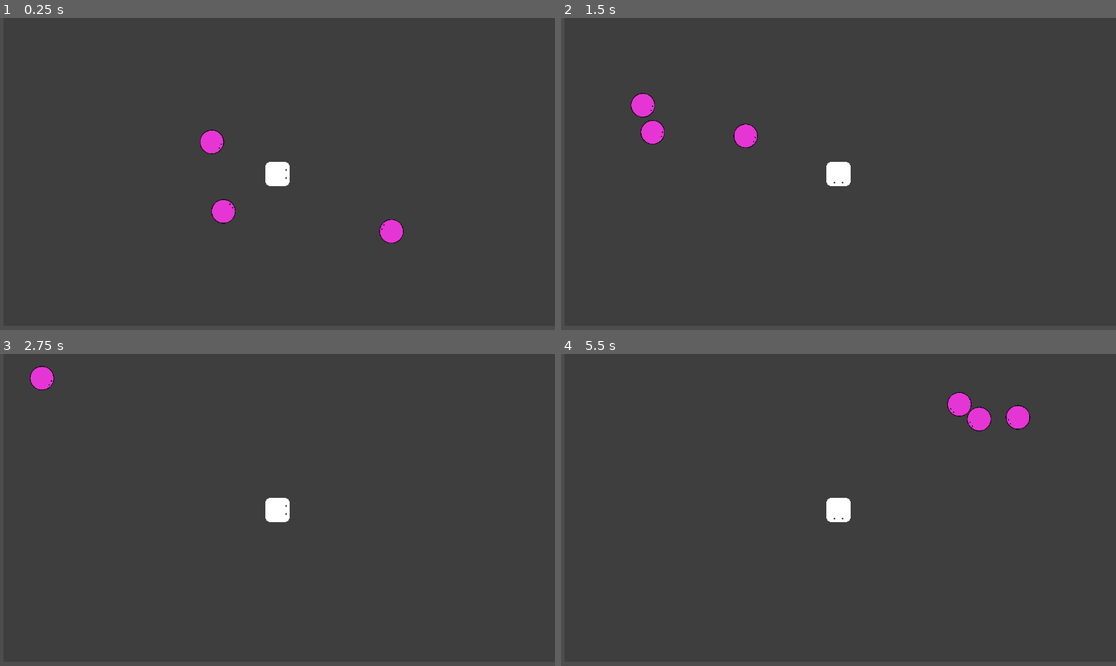
Above: before the commit, frames 1-4 (two rows, left to right).
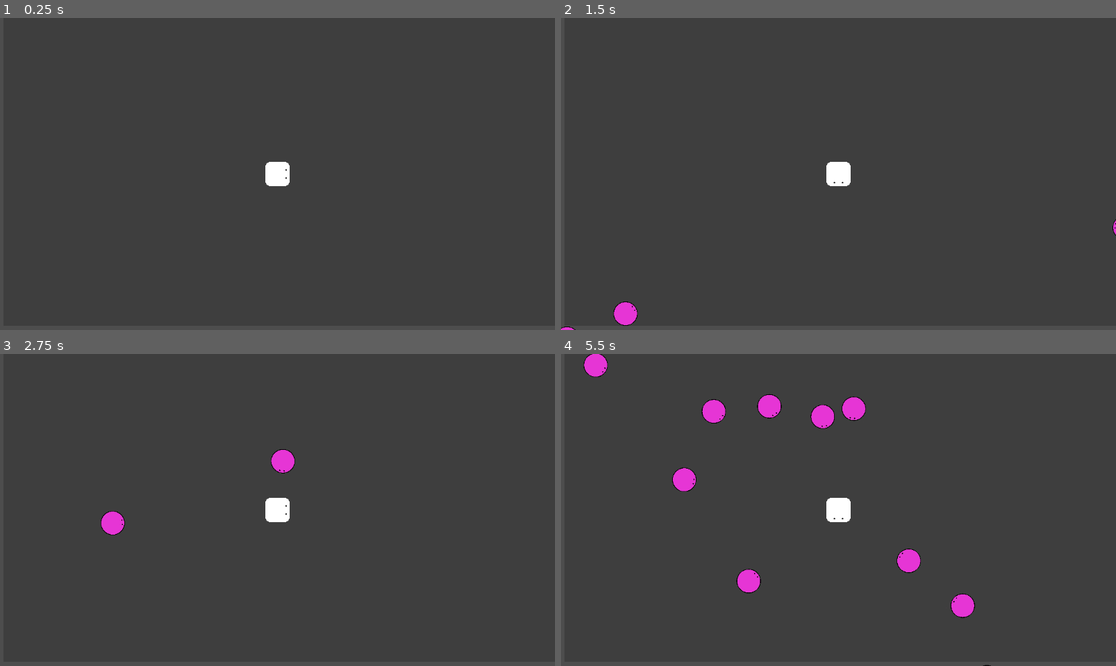
Above: after the commit, the same moments.

Repository: YamatoRyukyu/Unordered
Game: Godot game, scene res://Scenes/survive_game.tscn
The game is run twice, just before and just after one commit, with the same random seed, the same clock (stepped at 60 frames per second) and the same inputs. The project has no main scene, so this scene is started directly.
Inputs:
- Up to frame 1 (0.25 s): no input
- Up to frame 2 (1.5 s): hold Right (move_right) 0.53-1.28 s; hold Down (move_down) from 1.28 s (still down)
- Up to frame 3 (2.75 s): release Down (move_down) at 2.03 s; hold Right (move_right) from 2.03 s (still down)
- Up to frame 4 (5.5 s): release Right (move_right) at 2.78 s; hold Up (move_up) 2.78-3.53 s; hold Left (move_left) 3.53-5.03 s; hold Down (move_down) from 5.03 s (still down)

The runs differ from the first frame. In frame 1, 0.8% of the frame differs, in the area x 36-73%, y 35-73%; in frame 2, 1.1%; in frame 3, 0.8%; in frame 4, 3.2%, in the area x 4-85%, y 0-100%.

Commit message:
[fix]mobs spawn from outside by timer

Diff:
--- /dev/null
+++ b/Scenes/survive_game.gd
@@ -0,0 +1,16 @@
+extends Node2D
+
+func _ready() -> void:
+	var spawn_span = 0.3
+	%spawn_timer.wait_time = spawn_span
+
+func spawn_mob():
+	var new_mob = preload("res://Scenes/Mobs/mob.tscn").instantiate()
+	%PathFollow2D.progress_ratio = randf()
+	new_mob.global_position = %PathFollow2D.global_position
+	add_child(new_mob)
+
+
+
+func _on_timer_timeout() -> void:
+	spawn_mob()
--- a/Scenes/survive_game.tscn
+++ b/Scenes/survive_game.tscn
@@ -1,9 +1,16 @@
-[gd_scene load_steps=3 format=3 uid="uid://7iibam0arwit"]
+[gd_scene load_steps=4 format=3 uid="uid://7iibam0arwit"]
 
+[ext_resource type="Script" uid="uid://x82fgm2dlvrh" path="res://Scenes/survive_game.gd" id="1_40q2b"]
 [ext_resource type="PackedScene" uid="uid://wstvskhsbghf" path="res://Scenes/Player/Player.tscn" id="1_74p8y"]
-[ext_resource type="PackedScene" uid="uid://1fmibve1ko2e" path="res://Scenes/Mobs/mob.tscn" id="2_rert6"]
+
+[sub_resource type="Curve2D" id="Curve2D_d1rg3"]
+_data = {
+"points": PackedVector2Array(0, 0, 0, 0, -229.00006, -192.00003, 0, 0, 0, 0, 1456.9227, -183.8282, 0, 0, 0, 0, 1455.0482, 774.72534, 0, 0, 0, 0, -235.5601, 769.82214, 0, 0, 0, 0, -233.6858, -97.207, 0, 0, 0, 0, -229.00006, -192.00003)
+}
+point_count = 6
 
 [node name="Game" type="Node2D"]
+script = ExtResource("1_40q2b")
 
 [node name="Player" parent="." instance=ExtResource("1_74p8y")]
 position = Vector2(603, 330)
@@ -18,11 +25,19 @@
 offset_bottom = 639.0
 color = Color(0.24477637, 0.2447764, 0.24477637, 1)
 
-[node name="Mob" parent="." instance=ExtResource("2_rert6")]
-position = Vector2(432.99997, 246.99998)
+[node name="Path2D" type="Path2D" parent="Player"]
+position = Vector2(-6456.406, -3860.4595)
+scale = Vector2(10.670714, 12.237189)
+curve = SubResource("Curve2D_d1rg3")
 
-[node name="Mob2" parent="." instance=ExtResource("2_rert6")]
-position = Vector2(460, 429)
+[node name="PathFollow2D" type="PathFollow2D" parent="Player/Path2D"]
+unique_name_in_owner = true
+position = Vector2(-229.00006, -192.00003)
+rotation = 0.0048470576
 
-[node name="Mob3" parent="." instance=ExtResource("2_rert6")]
-position = Vector2(873, 466)
+[node name="spawn_timer" type="Timer" parent="."]
+unique_name_in_owner = true
+wait_time = 0.3
+autostart = true
+
+[connection signal="timeout" from="spawn_timer" to="." method="_on_timer_timeout"]
Not shown, added: Scenes/survive_game.gd.uid
